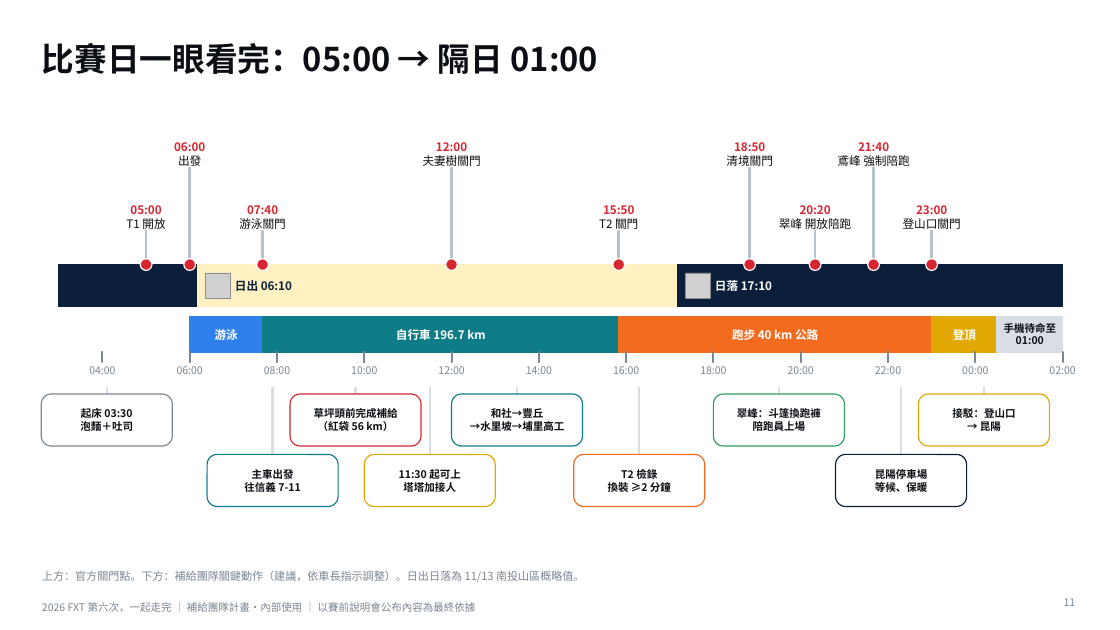
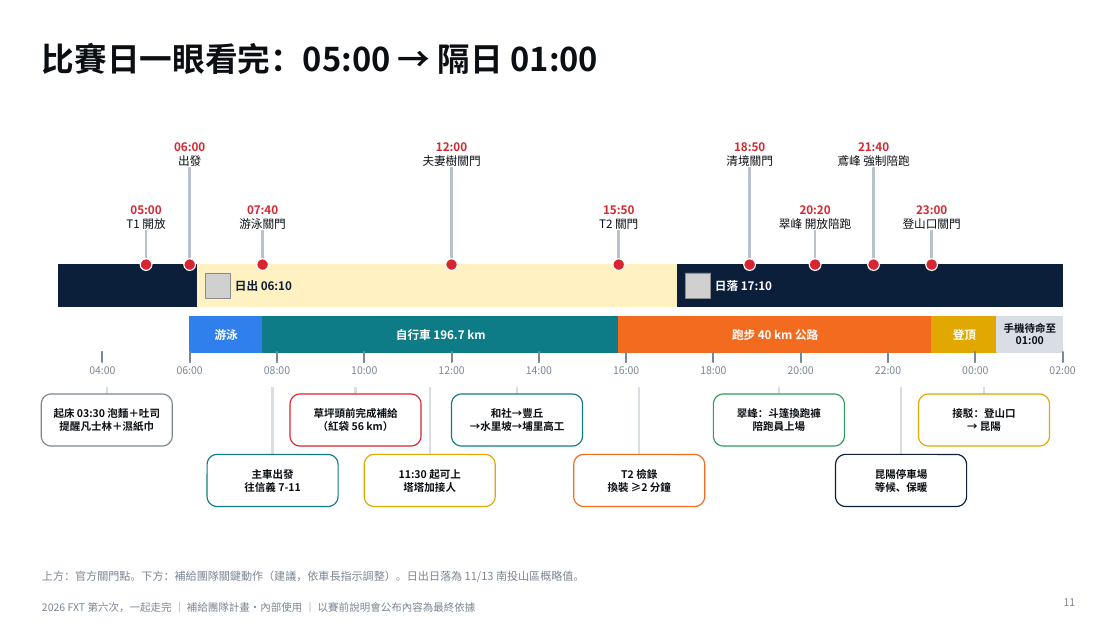
Before and after one commit to powermovebboy-sys/Race-site, a slide deck: slide 11 of deck/2026_FXT_第六次一起走完.pptx. Drawn at 1120x630 pixels with LibreOffice and Linux fonts; fonts in the diff are those of the drawing; grey boxes stand for pictures. Boxes give left, top, right and bottom in pixels: in the first picture for what was removed or moved away, otherwise in the second. Text is boxed around its words. In the diff, an @@ line names an element or a change of style, - is before the commit and + after.

```diff
--- a/deck/2026_FXT_第六次一起走完.pptx
+++ b/deck/2026_FXT_第六次一起走完.pptx
@@ text at (54,407,160,431): text changed @@
-起床 03:30
-泡麵＋吐司
+起床 03:30 泡麵＋吐司
+提醒凡士林＋濕紙巾
```
Also in this commit, not shown: 4 other slides changed, 2 other files.
